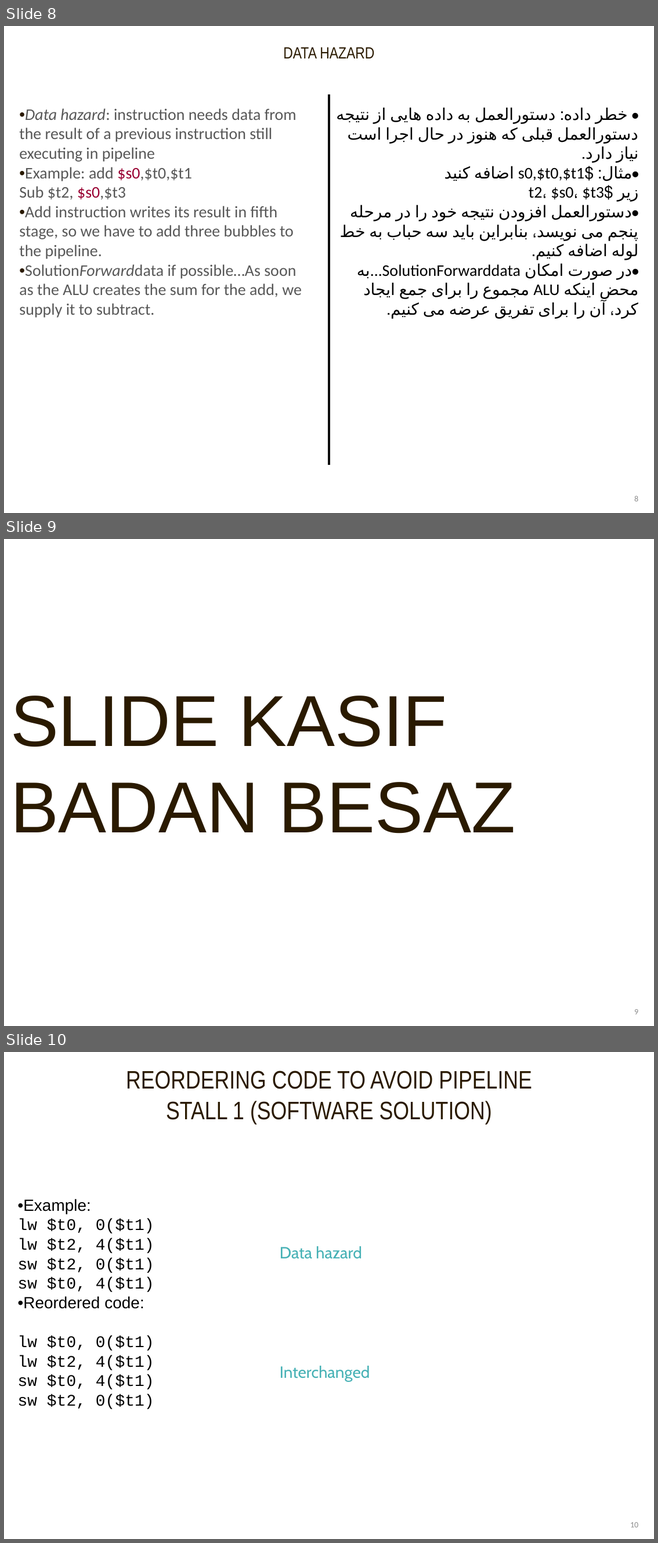
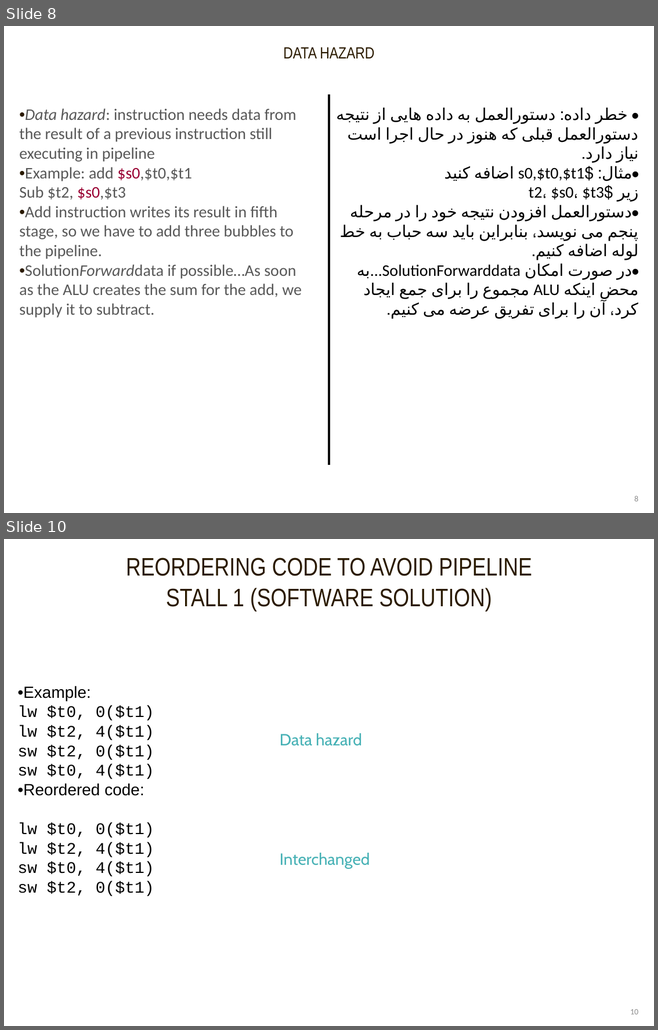
Before and after one commit to farzinsharif/computer-architecture-slide, a slide deck: Chapter6.1.Pipelined CPU.pptx. Shown one above the other, each under a label of ours: slides 8, 9 and 10 before the commit, slides 8 and 10 after it; the slides between them are not shown. The pictures are 658x1543 and 658x1030 pixels, drawn with LibreOffice and Linux fonts; fonts in the diff are those of the drawing. Boxes give left, top, right and bottom in pixels: in the first picture for what was removed or moved away, otherwise in the second. Text is boxed around its words. In the diff, an @@ line names an element or a change of style, - is before the commit and + after.

```diff
--- a/Chapter6.1.Pipelined CPU.pptx
+++ b/Chapter6.1.Pipelined CPU.pptx
@@ slide 9 removed at (4,539,654,1026), background #FFFFFF; not listed: 1 template element that a slide beside it also shows @@
@@ text removed at (10,696,516,834) @@
-SLIDE KASIF BADAN BESAZ
```
Also in this commit, not shown: 3 slides changed, 1 slide added, 1 other slide removed, 3 other files.
